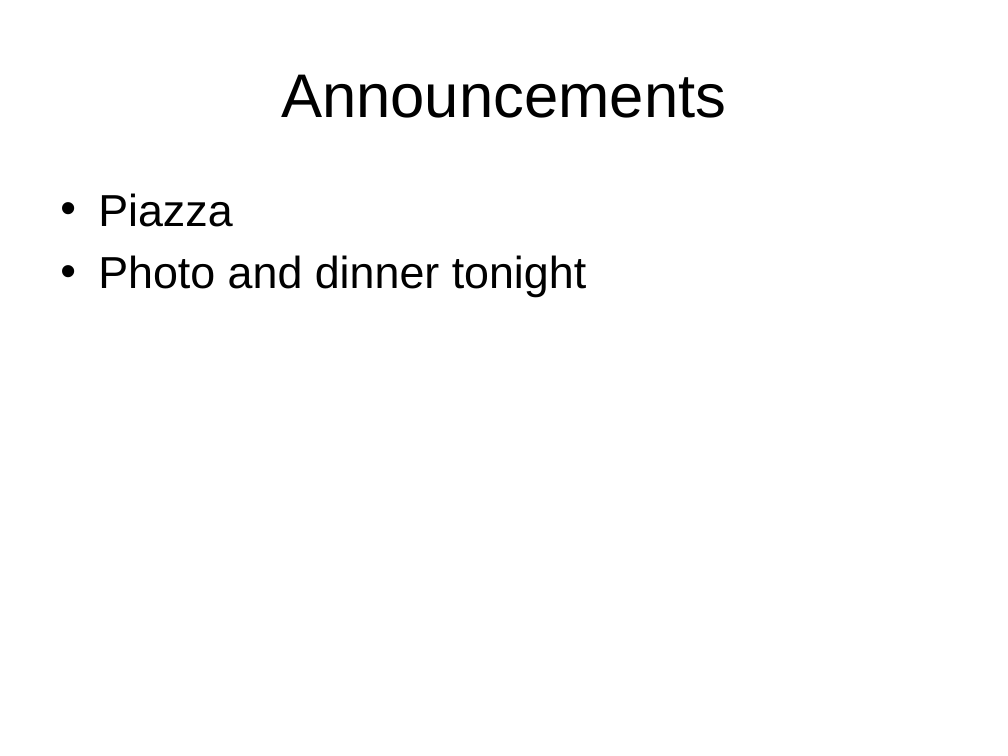
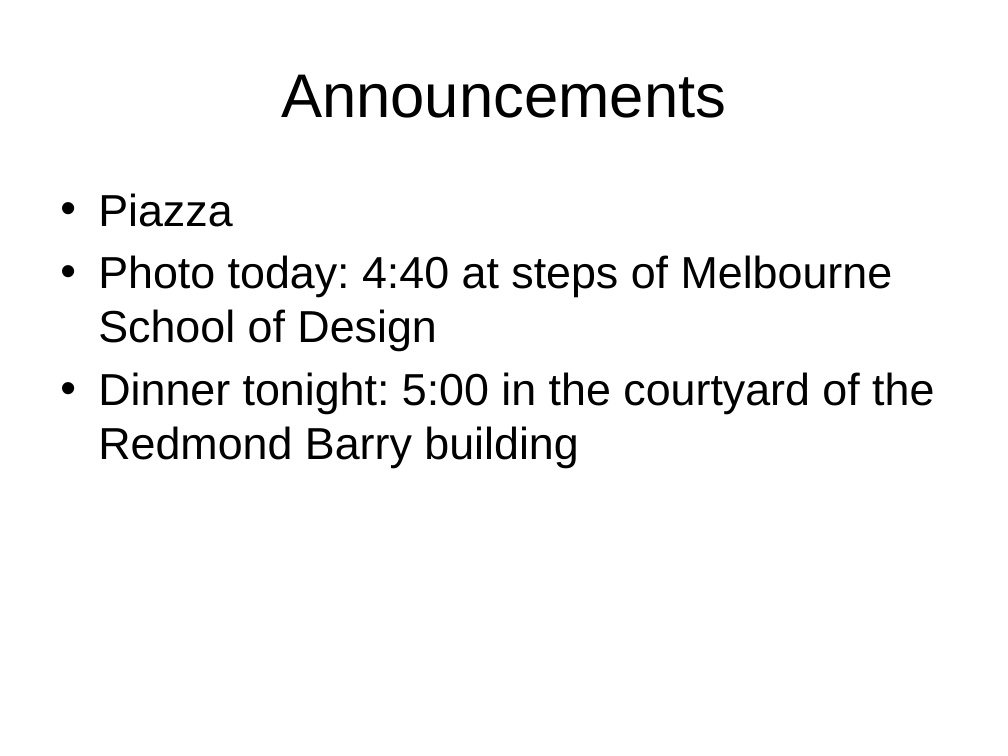
Before and after one commit to cskemp/chdss2019_content, a slide deck: slide 5 of day1/slides/git.pptx (slide 3 before the commit). Drawn at 1008x756 pixels with LibreOffice and Linux fonts; fonts in the diff are those of the drawing. Boxes give left, top, right and bottom in pixels: in the first picture for what was removed or moved away, otherwise in the second. Text is boxed around its words. In the diff, an @@ line names an element or a change of style, - is before the commit and + after.

```diff
--- a/day1/slides/git.pptx
+++ b/day1/slides/git.pptx
@@ text at box(98, 255, 934, 468): text changed @@
-• Photo and dinner tonight
+• Photo today: 4:40 at steps of Melbourne School of Design
+• Dinner tonight: 5:00 in the courtyard of the Redmond Barry building
```
Also in this commit, not shown: 1 other slide changed, 2 slides added, 6 other files.
